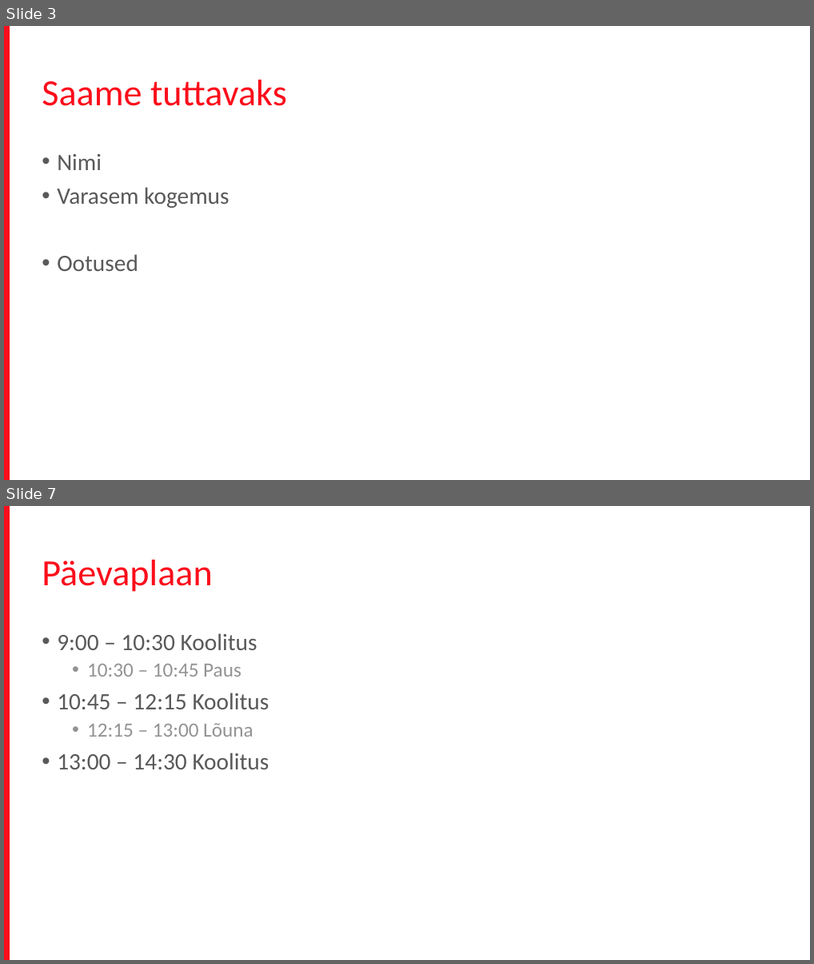
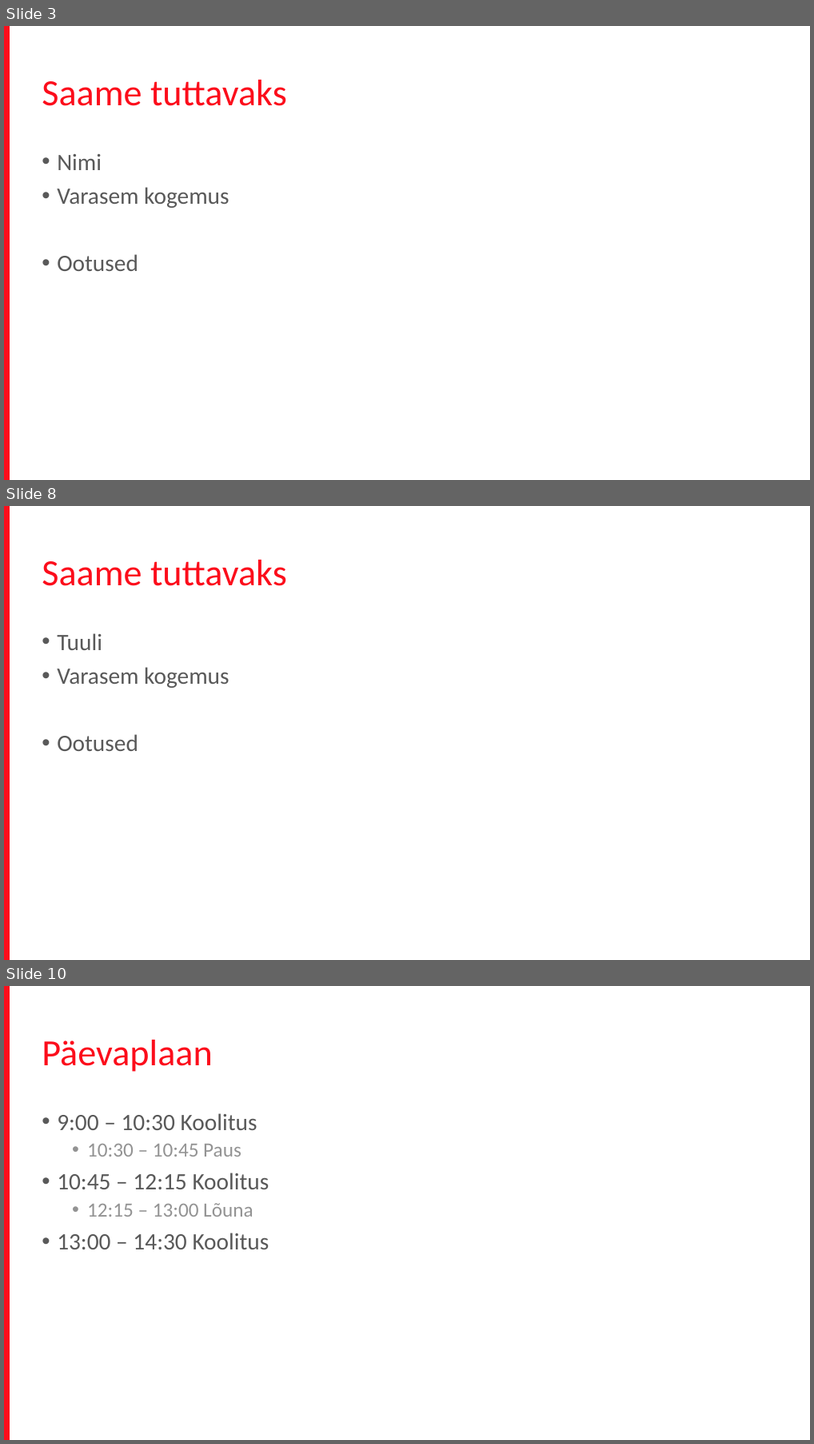
Before and after one commit to terjevolke/FrontEnd201704, a slide deck: Front_end_koolitus.pptx. Shown one above the other, each under a label of ours: slides 3 and 7 before the commit, slides 3, 8 and 10 after it; the slides between them are not shown. The pictures are 814x964 and 814x1444 pixels, drawn with LibreOffice and Linux fonts; fonts in the diff are those of the drawing; background and template pictures are left out. Boxes give left, top, right and bottom in pixels: in the first picture for what was removed or moved away, otherwise in the second. Text is boxed around its words. In the diff, an @@ line names an element or a change of style, - is before the commit and + after.

```diff
--- a/Front_end_koolitus.pptx
+++ b/Front_end_koolitus.pptx
@@ slide 8 added at [4,506,810,960], background #FFFFFF; not listed: 1 template element that a slide beside it also shows @@
@@ title added at [42,560,287,586], 44 pt, text #FC0D1B @@
+Saame tuttavaks
@@ text added at [57,633,229,751], 28 pt, text #595959 @@
+• Tuuli
+• Varasem kogemus
+• Ootused
@@ what was slide 7 is now slide 10 @@
```
Also in this commit, not shown: 3 slides changed, 2 other slides added.
